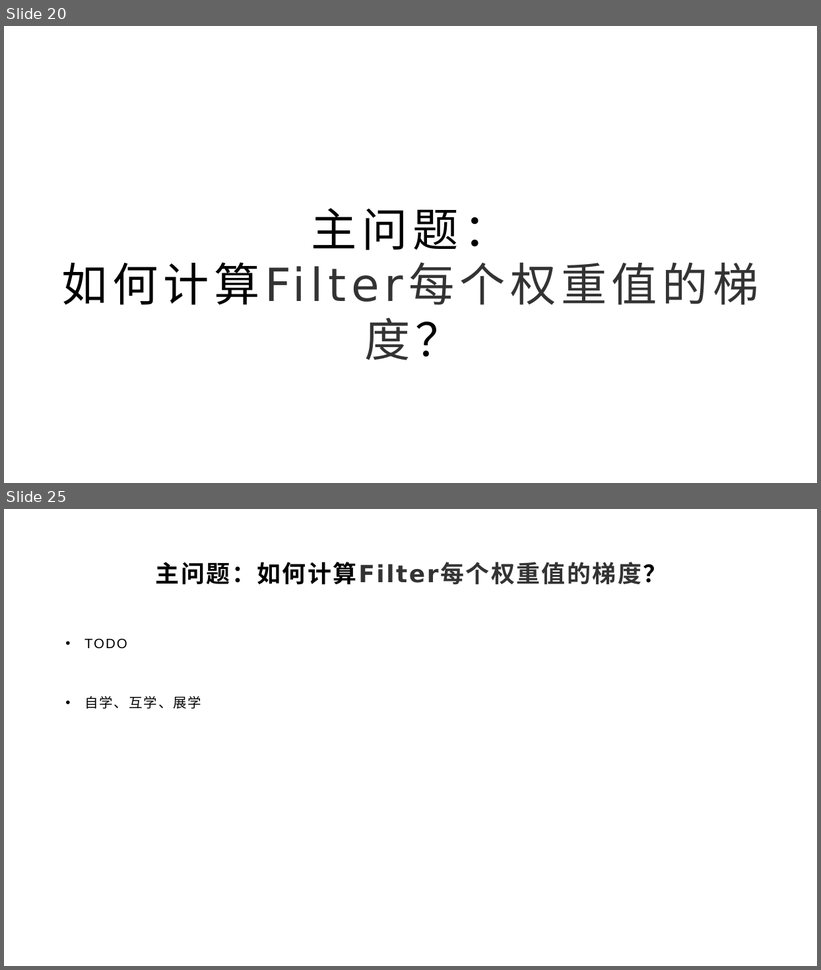
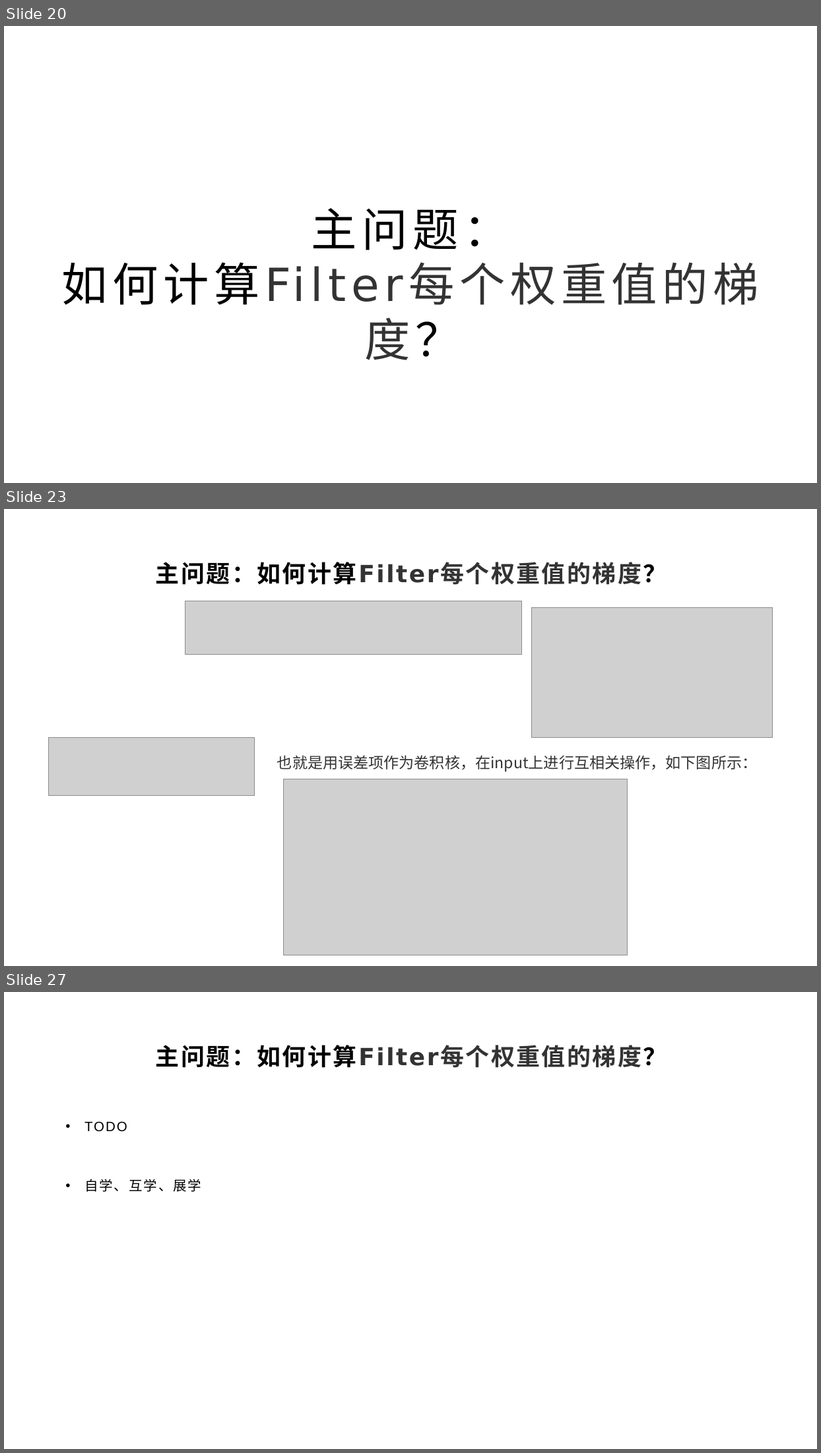
Before and after one commit to yyc-git/DeepLearningEdu, a slide deck: lessons/10_conv_layer_backward/ppt/卷积层的后向传播推导.pptx. Shown one above the other, each under a label of ours: slides 20 and 25 before the commit, slides 20, 23 and 27 after it; the slides between them are not shown. The pictures are 821x970 and 821x1453 pixels, drawn with LibreOffice and Linux fonts; fonts in the diff are those of the drawing; grey boxes stand for pictures; background and template pictures are left out. Boxes give left, top, right and bottom in pixels: in the first picture for what was removed or moved away, otherwise in the second. Text is boxed around its words. In the diff, an @@ line names an element or a change of style, - is before the commit and + after.

```diff
--- a/lessons/10_conv_layer_backward/ppt/卷积层的后向传播推导.pptx
+++ b/lessons/10_conv_layer_backward/ppt/卷积层的后向传播推导.pptx
@@ slide 23 added at box(4, 509, 817, 966), background picture (left out) @@
@@ title added at box(156, 562, 667, 585), 28 pt, text #333333, bold @@
+主问题：如何计算Filter每个权重值的梯度？
@@ picture added at box(185, 601, 521, 655) @@
@@ picture added at box(531, 608, 773, 738) @@
@@ picture added at box(59, 628, 783, 931) @@
@@ picture added at box(48, 738, 255, 796) @@
@@ text added at box(277, 755, 757, 772), 18 pt, text #333333 @@
+也就是用误差项作为卷积核，在input上进行互相关操作，如下图所示：
@@ picture added at box(283, 779, 628, 956) @@
@@ what was slide 25 is now slide 27 @@
```
Also in this commit, not shown: 5 slides changed, 1 other slide added.
